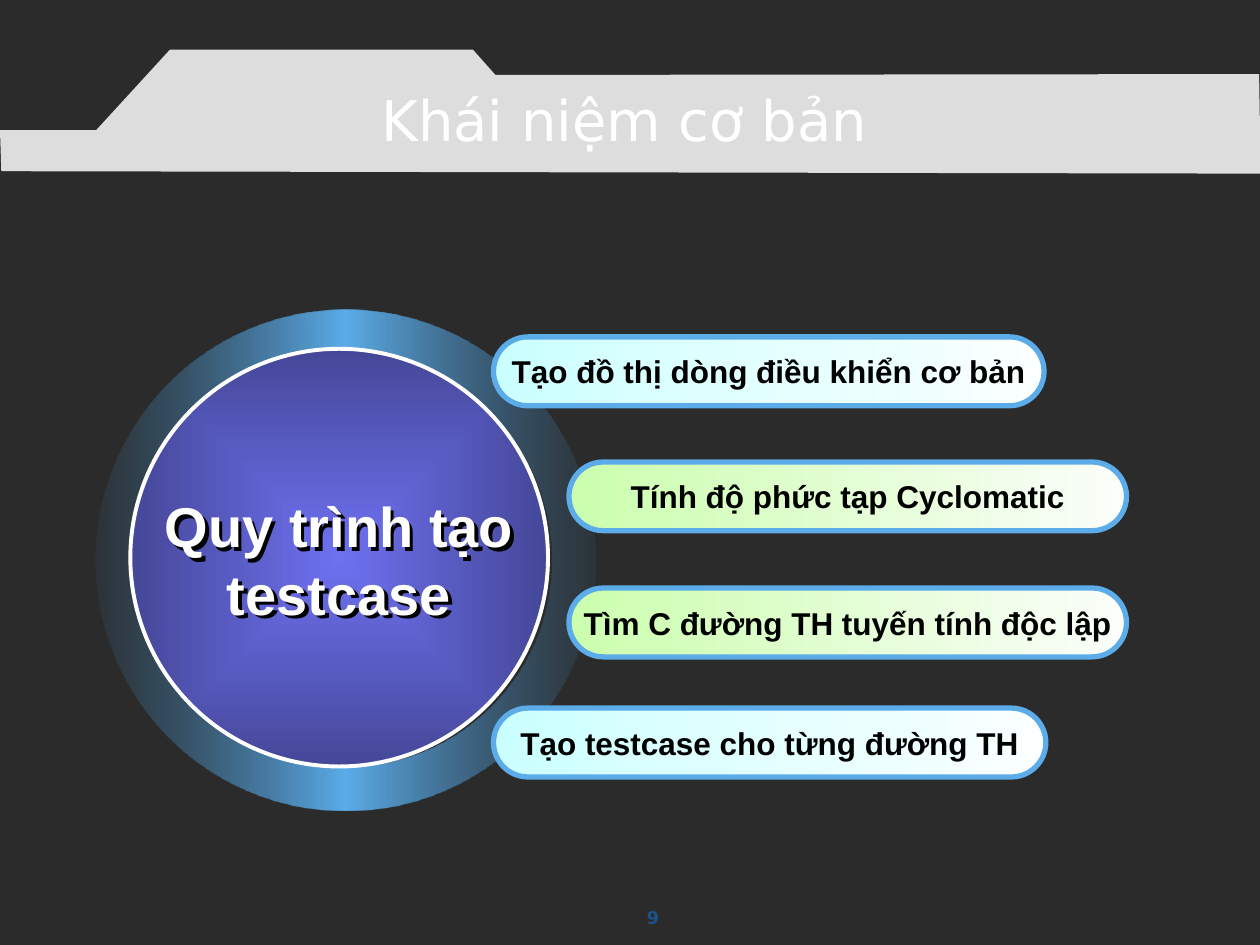
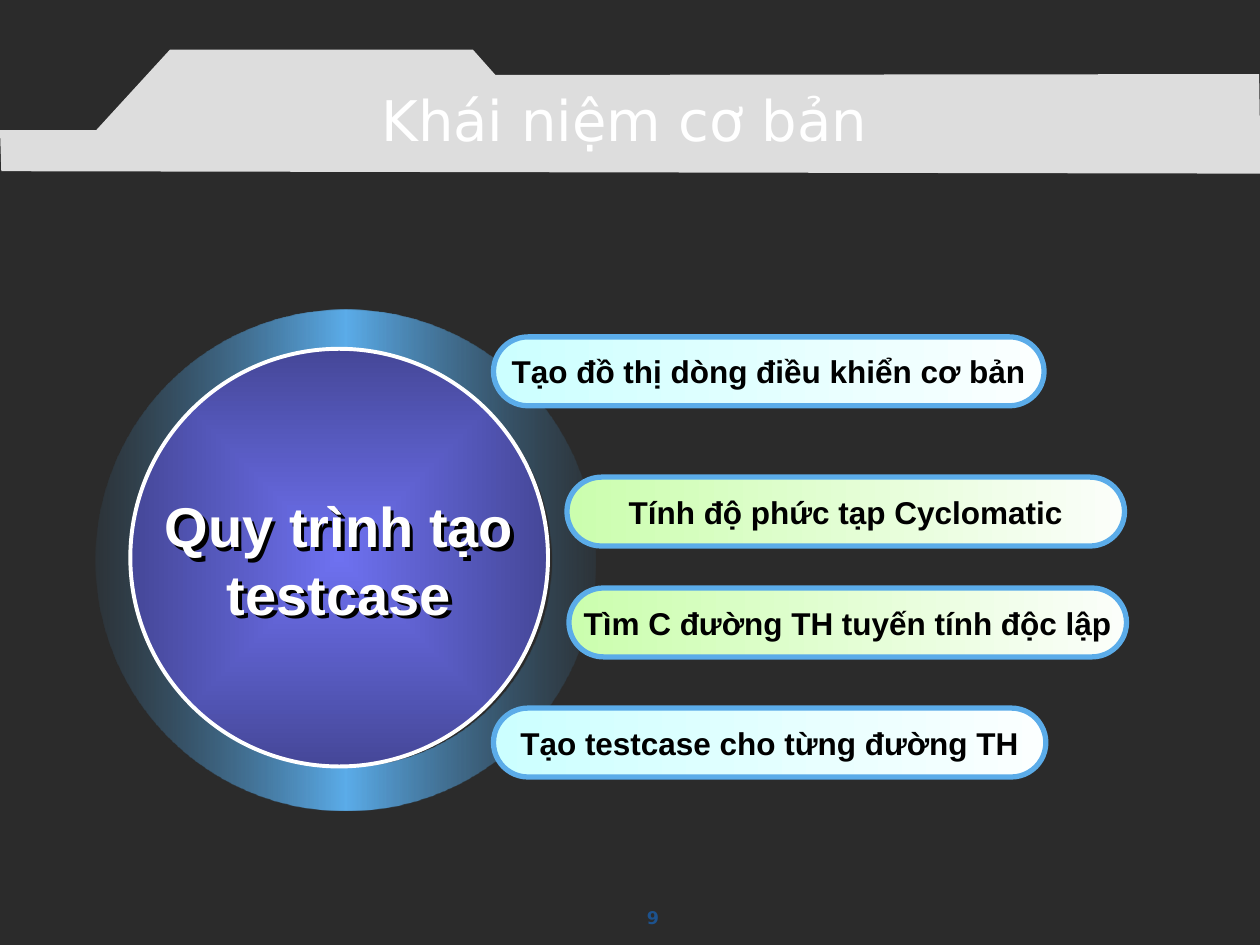
Before and after one commit to congcuong-cse/autotesting-lvtn, a slide deck: slide 9 of Document/Presentation.pptx. Drawn at 1260x945 pixels with LibreOffice and Linux fonts; fonts in the diff are those of the drawing; background and template pictures are left out; a plain dark background stands for a picture behind light text. Boxes give left, top, right and bottom in pixels: in the first picture for what was removed or moved away, otherwise in the second. Text is boxed around its words. In the diff, an @@ line names an element or a change of style, - is before the commit and + after.

```diff
--- a/Document/Presentation.pptx
+++ b/Document/Presentation.pptx
@@ rounded rectangle "Tính độ phức tạp Cyclomatic": place and size @@
-rounded rectangle "Tính độ phức tạp Cyclomatic" at bbox=[570, 462, 1128, 532]
+rounded rectangle "Tính độ phức tạp Cyclomatic" at bbox=[567, 478, 1125, 547]
```
Also in this commit, not shown: 3 other slides changed, 1 slide added, 1 slide removed.
